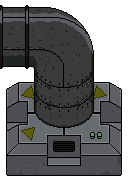
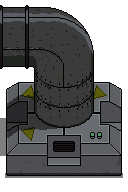
The second 128 × 192 image is a revision of the first. Changes to its layers:
added layer "shadow" (50%) above "krümmun" over [0, 95, 123, 178]
